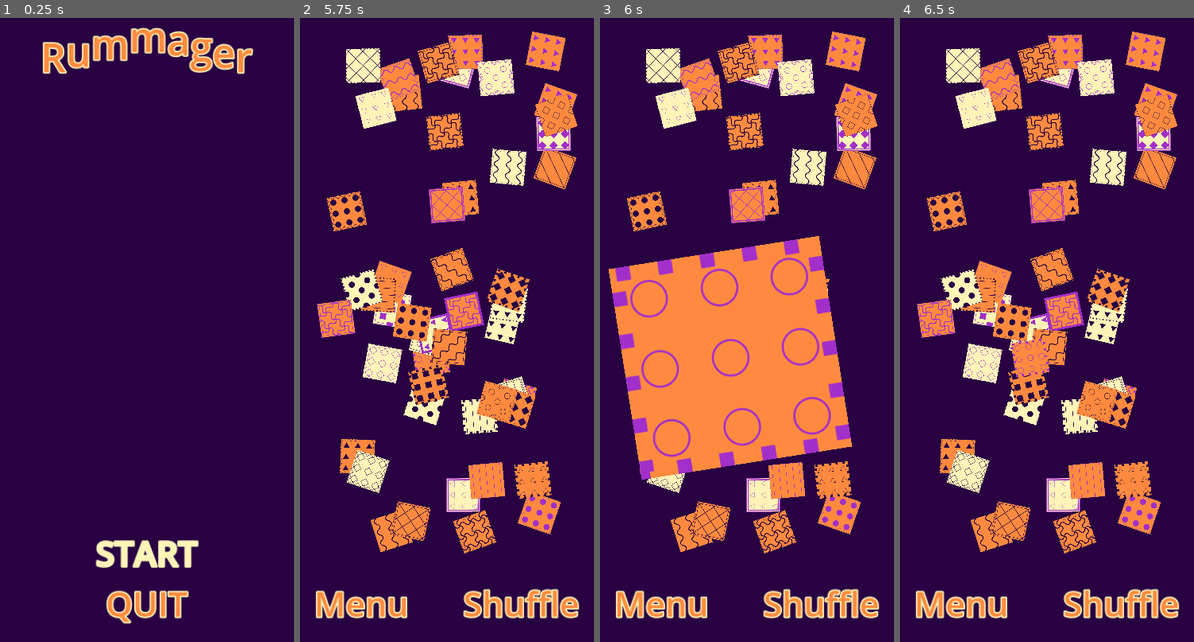
Above: before the commit, frames 1-4 (left to right).
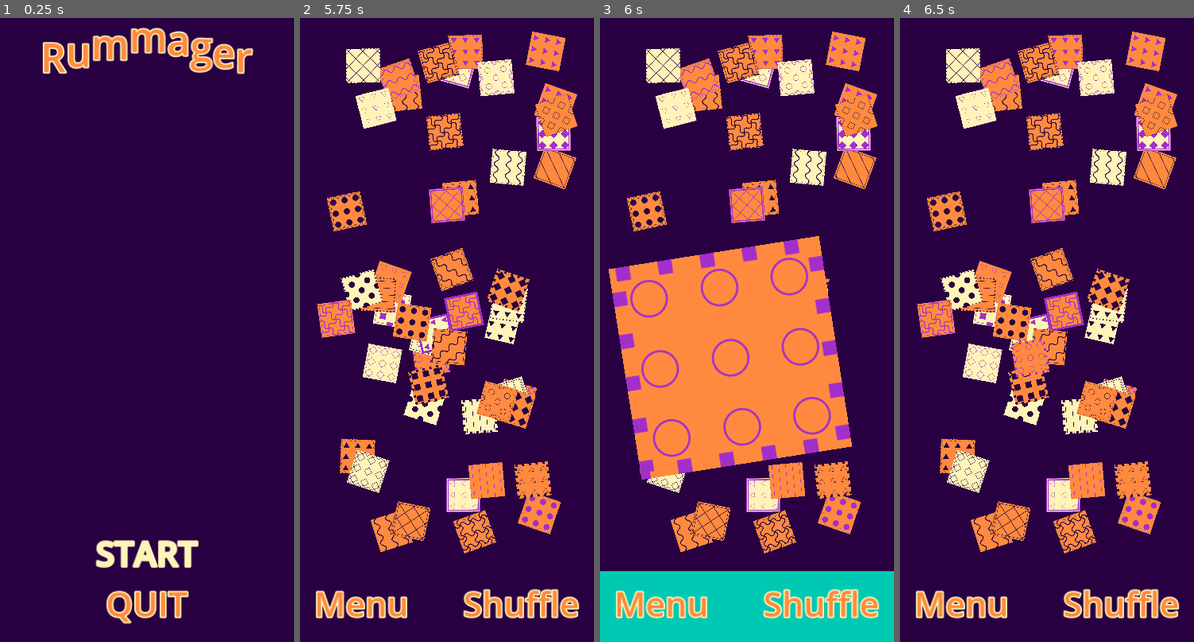
Above: after the commit, the same moments.

Repository: magopian/rummager
Game: Godot game, scene res://start_menu.tscn
The game is run twice, just before and just after one commit, with the same random seed, the same clock (stepped at 60 frames per second) and the same inputs.
Inputs (mouse positions are in pixels of both pictures, inside the frame that each line leads up to):
- Up to frame 1 (0.25 s): no input
- Up to frame 2 (5.75 s): click "START" at 0.5 s; click "Let's go!" at 1.25 s; click "Shuffle" at 2 s; click "Let's go!" at 2.75 s; click "Shuffle" at 3.5 s; click "Shuffle" at 4.25 s; click "Let's go!" at 5 s
- Up to frame 3 (6 s): tap Enter at 5.75 s; move the mouse to (729, 354) at 5.77 s; click (729, 354) at 5.92 s
- Up to frame 4 (6.5 s): no input

Frames 1-2 are identical in both runs. In frame 3, 9.7% of the frame differs, in the area x 0-100%, y 88-100%; in frame 4, nothing differs.

Commit message:
Display where the correct card should be thrown

Diff:
--- a/card.gd
+++ b/card.gd
@@ -43,7 +43,7 @@
 
 func _on_exit_screen() -> void:
 	left_screen.emit(self)
-	queue_free()
+	call_deferred("queue_free")
 
 
 func _physics_process(_delta) -> void:
--- a/game.gd
+++ b/game.gd
@@ -21,9 +21,12 @@
 var held_card: Card
 var card_to_find: Card
 var card_datas: Array[Dictionary]
+var viewport_size: Vector2
+var win_zone_display: Polygon2D
 
 
 func _ready() -> void:
+	viewport_size = get_viewport_rect().size
 	menu_button.pressed.connect(_on_menu_button_pressed)
 	shuffle_button.pressed.connect(_on_shuffle_button_pressed)
 	lets_go_button.pressed.connect(_on_lets_go_button_pressed)
@@ -34,6 +37,7 @@
 			card_to_find = card
 	pick_me_canvas_layer.show()
 	display_card_to_find()
+	add_win_zone_display()
 
 
 func display_card_to_find() -> void:
@@ -88,13 +92,26 @@
 		card.pickup()
 		held_card = card
 		cards.move_child(card, -1)  # The card will be drawn over the others
+		win_zone_display.show()
 
 
 func _on_card_left_screen(card: Card) -> void:
 	if card == held_card:
 		held_card = null
-	if card == card_to_find:
-		print("YOU LOOSE")
+	if thrown_out_bottom(card):
+		if card == card_to_find:
+			print("YOU WIN")
+		else:
+			print("YOU LOOSE, WRONG CARD")
+	else:
+		if card == card_to_find:
+			print("YOU LOOSE, DISCARDED CORRECT CARD")
+
+
+func thrown_out_bottom(card: Card) -> bool:
+	return (0 < card.position.x and
+			card.position.x < viewport_size.x and
+			card.position.y > viewport_size.y)
 
 
 func _unhandled_input(event):
@@ -103,11 +120,34 @@
 			if held_card.is_inside_tree():
 				held_card.drop(Input.get_last_mouse_velocity())
 			held_card = null
+			win_zone_display.hide()
 
 
 func get_random_position() -> Vector2:
-	var viewport_size: Vector2 = get_viewport_rect().size as Vector2
 	return Vector2(
 		randi_range(50, viewport_size.x - 50),  # The cards are 50x50
 		randi_range(50, viewport_size.y - 150)  # Leave some extra space for the bottom menu
 	)
+
+
+func add_win_zone_display() -> void:
+	var points: PackedVector2Array = [
+		Vector2(0, viewport_size.y - 100),
+		Vector2(viewport_size.x, viewport_size.y - 100),
+		Vector2(viewport_size.x, viewport_size.y),
+		Vector2(0, viewport_size.y),
+	]
+	win_zone_display = Polygon2D.new()
+	win_zone_display.polygon = points
+	win_zone_display.color = Color("00c9b3")
+	win_zone_display.hide()
+	add_child(win_zone_display)
+	move_child(win_zone_display, 0)
+
+
+func _on_win_area_body_entered(body: Node2D) -> void:
+	print("body entered: ", body)
+	if body is Card and body == card_to_find:
+		print("YOU WIN")
+	else:
+		print("YOU LOOSE, wrong card")
